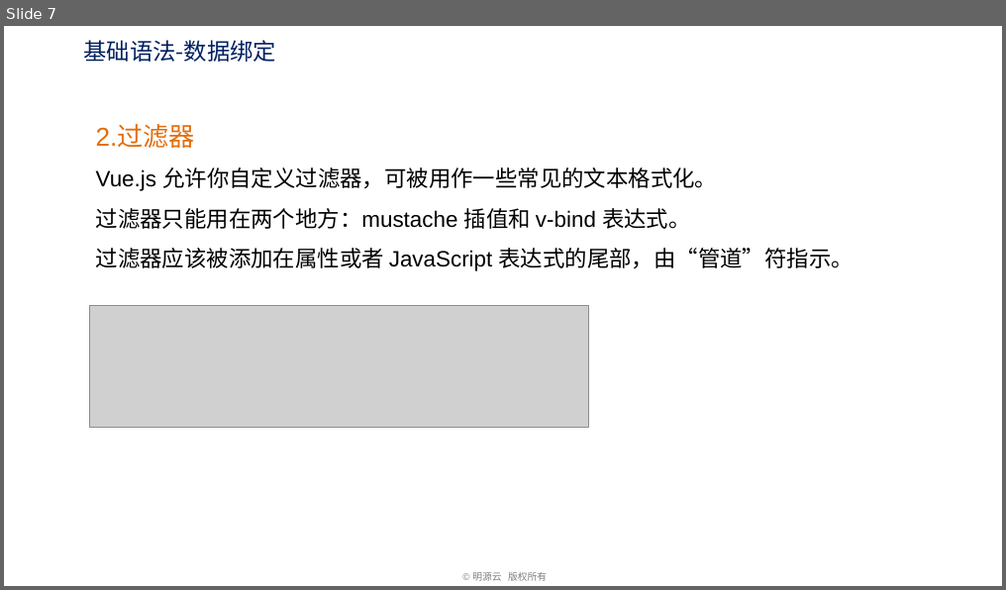
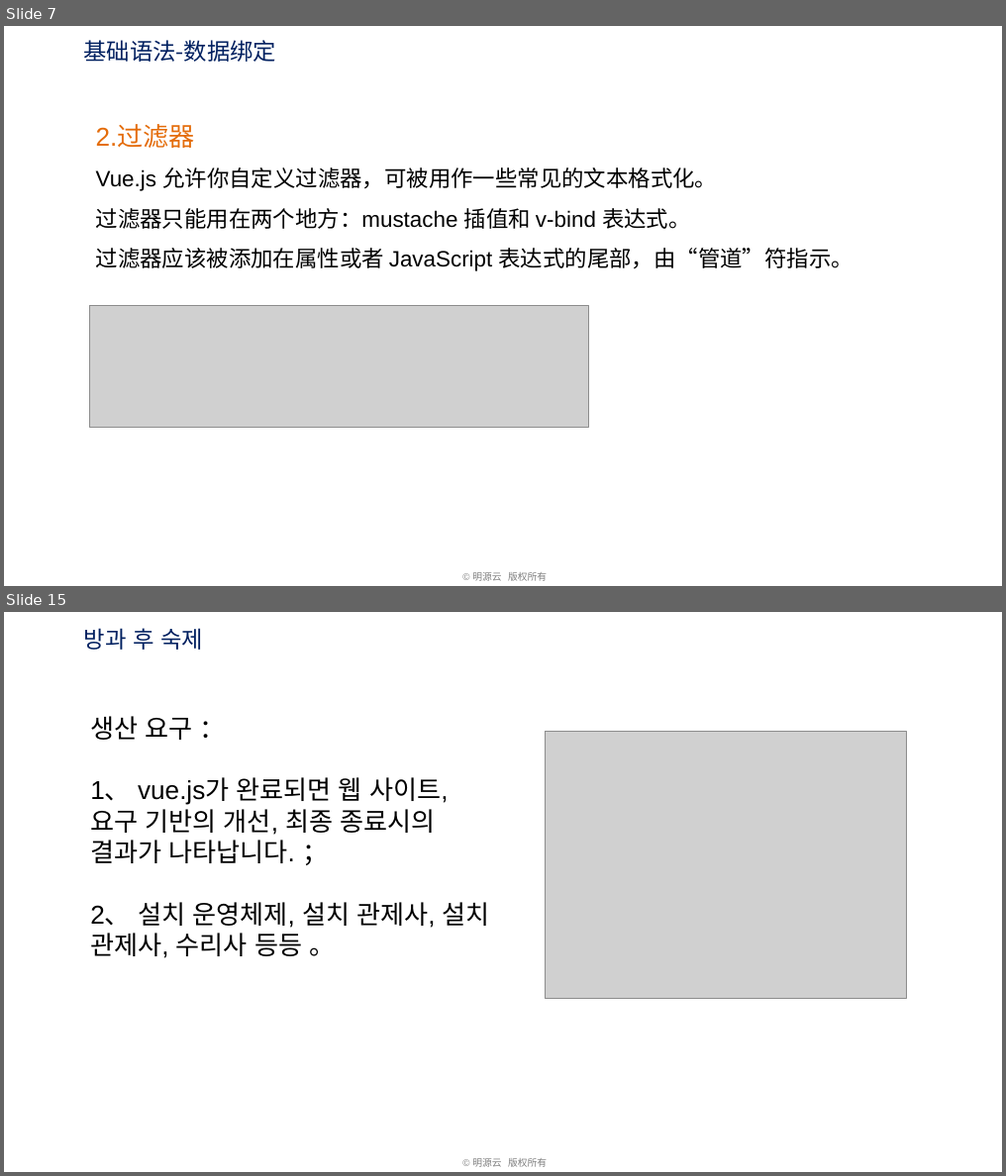
Before and after one commit to freelife1191/front_sample, a slide deck: learn/vue-how-to-learn/lesson/1.vue 기초/VUE 기본 사항.pptx. Shown one above the other, each under a label of ours: slide 7 before the commit, slides 7 and 15 after it; the slides between them are not shown. The pictures are 1006x590 and 1006x1176 pixels, drawn with LibreOffice and Linux fonts; fonts in the diff are those of the drawing; grey boxes stand for pictures; background and template pictures are left out. Boxes give left, top, right and bottom in pixels: in the first picture for what was removed or moved away, otherwise in the second. Text is boxed around its words. In the diff, an @@ line names an element or a change of style, - is before the commit and + after.

```diff
--- a/learn/vue-how-to-learn/lesson/1.vue 기초/VUE 기본 사항.pptx
+++ b/learn/vue-how-to-learn/lesson/1.vue 기초/VUE 기본 사항.pptx
@@ slide 15 added at bbox=[4, 612, 1002, 1172], background #FFFFFF; not listed: 1 template element that a slide beside it also shows @@
@@ text added at bbox=[84, 628, 203, 650], 25 pt, text #002060 @@
+방과 후 숙제
@@ text added at bbox=[90, 716, 490, 958], 28 pt, text #000000 @@
+생산 요구 ：
+1、 vue.js가 완료되면 웹 사이트, 요구 기반의 개선, 최종 종료시의 결과가 나타납니다. ；
+2、 설치 운영체제, 설치 관제사, 설치 관제사, 수리사 등등 。
@@ picture added at bbox=[545, 731, 906, 998] @@
```
Also in this commit, not shown: 1 slide changed, 9 other slides added, 10 slides removed, 2 other files.
